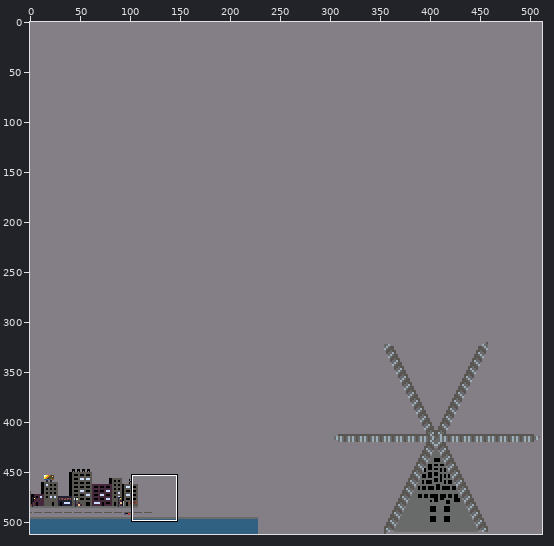
Edited in one commit: pixel-art file (TrianglePrefabs.aseprite). Above: a wide view before the commit, with the close-up outlined.
Close-up. Old version:
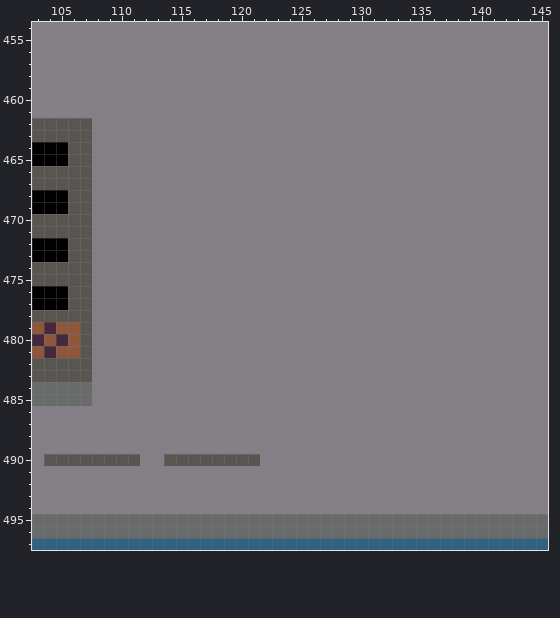
512x512 pixels, 1 frame. Shown: x 103..145, y 454..497. The commit also changed other parts of the picture, which this record leaves out.
And afterwards:
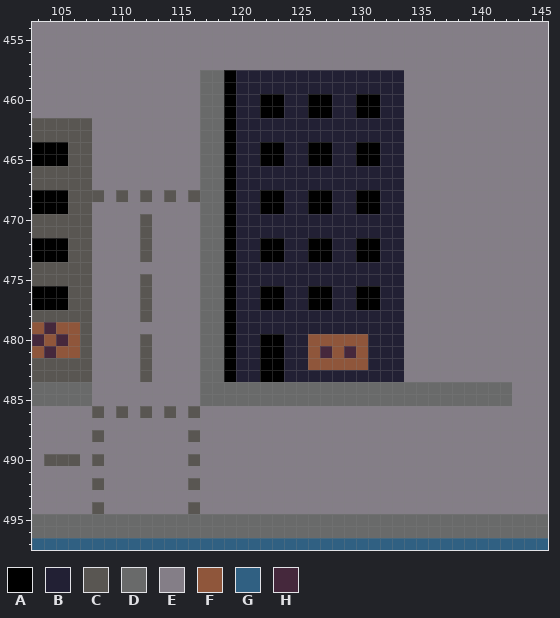
Palette (. is transparent): A #000000  B #222034  C #595652  D #696a6a  E #847e87  F #8f563b  G #306082  H #45283c
Changes in this commit:
Changed rows in their new state; - is an unchanged pixel.
first column x 107:
458 ----------DDABBBBBBBBBBBBBB---------
459 ----------DDABBBBBBBBBBBBBB---------
460 ----------DDABBAABBAABBAABB---------
461 ----------DDABBAABBAABBAABB---------
462 ----------DDABBBBBBBBBBBBBB---------
463 ----------DDABBBBBBBBBBBBBB---------
464 ----------DDABBAABBAABBAABB---------
465 ----------DDABBAABBAABBAABB---------
466 ----------DDABBBBBBBBBBBBBB---------
467 ----------DDABBBBBBBBBBBBBB---------
468 -C-C-C-C-CDDABBAABBAABBAABB---------
469 ----------DDABBAABBAABBAABB---------
470 -----C----DDABBBBBBBBBBBBBB---------
471 -----C----DDABBBBBBBBBBBBBB---------
472 -----C----DDABBAABBAABBAABB---------
473 -----C----DDABBAABBAABBAABB---------
474 ----------DDABBBBBBBBBBBBBB---------
475 -----C----DDABBBBBBBBBBBBBB---------
476 -----C----DDABBAABBAABBAABB---------
477 -----C----DDABBAABBAABBAABB---------
478 -----C----DDABBBBBBBBBBBBBB---------
479 ----------DDABBBBBBBBBBBBBB---------
480 -----C----DDABBAABBFFFFFBBB---------
481 -----C----DDABBAABBFHFHFBBB---------
482 -----C----DDABBAABBFFFFFBBB---------
483 -----C----DDABBAABBBBBBBBBB---------
484 ----------DDDDDDDDDDDDDDDDDDDDDDDDDD
485 ----------DDDDDDDDDDDDDDDDDDDDDDDDDD
486 -C-C-C-C-C--------------------------
488 -C-------C--------------------------
490 E-EEE--EE-EEEEE---------------------
492 -C-------C--------------------------
494 -C-------C--------------------------
Changed places in both close-ups, as pixel boxes (x1, y1, x2, y2):
changed: (80, 70, 512, 514)
